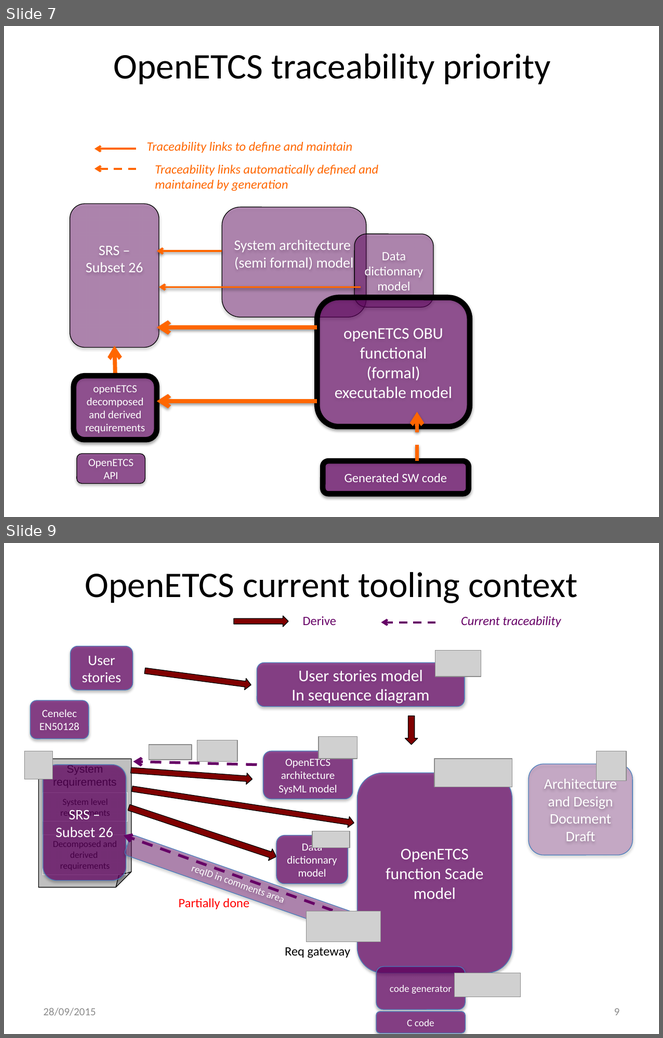
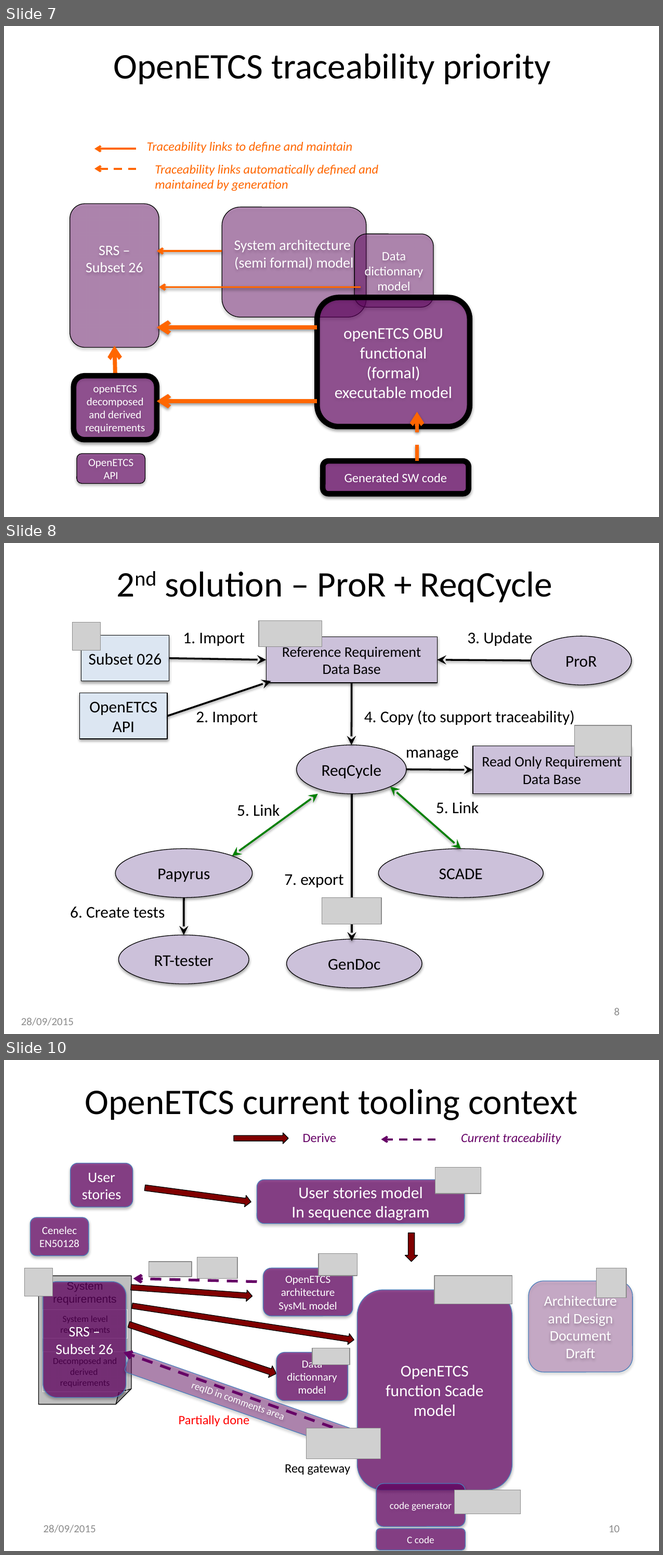
Before and after one commit to openETCS/toolchain, a slide deck: T7.3/TraceabilityArchitecture/images/2015-10-25 openETCS traceability_Figures.pptx. Shown one above the other, each under a label of ours: slides 7 and 9 before the commit, slides 7, 8 and 10 after it; the slides between them are not shown. The pictures are 663x1038 and 663x1555 pixels, drawn with LibreOffice and Linux fonts; fonts in the diff are those of the drawing; grey boxes stand for pictures. Boxes give left, top, right and bottom in pixels: in the first picture for what was removed or moved away, otherwise in the second. Text is boxed around its words. In the diff, an @@ line names an element or a change of style, - is before the commit and + after.

Commit message:
Described traceability solutions #2 and #3
Almost ready for review

```diff
--- a/T7.3/TraceabilityArchitecture/images/2015-10-25 openETCS traceability_Figures.pptx
+++ b/T7.3/TraceabilityArchitecture/images/2015-10-25 openETCS traceability_Figures.pptx
@@ slide 8 added at [4,543,659,1034], background #FFFFFF @@
@@ title added at [165,572,553,603], 39.6 pt, text #000000 @@
+2nd solution – ProR + ReqCycle
@@ group added at [70,621,632,989]: 9 texts, 7 arrows, 6 ellipses, 4 rectangles, 4 pictures, 2 double arrows @@
+Reference Requirement Data Base
+RT-tester
+4. Copy (to support traceability)
+Subset 026
+ReqCycle
+SCADE
+Papyrus
+5. Link
+5. Link
+Read Only Requirement Data Base
+3. Update
+1. Import
+OpenETCS API
+2. Import
+ProR
+GenDoc
+7. export
+6. Create tests
+manage
@@ page number added at [614,1008,620,1016], 12 pt, text #8C8C8C @@
+8
@@ text added at [21,1018,74,1026], 12 pt, text #8C8C8C @@
+28/09/2015
@@ what was slide 9 is now slide 10 @@
@@ page number at [609,1525,620,1533]: text changed @@
-9
+10
```
Also in this commit, not shown: 1 slide changed, 10 other files.
